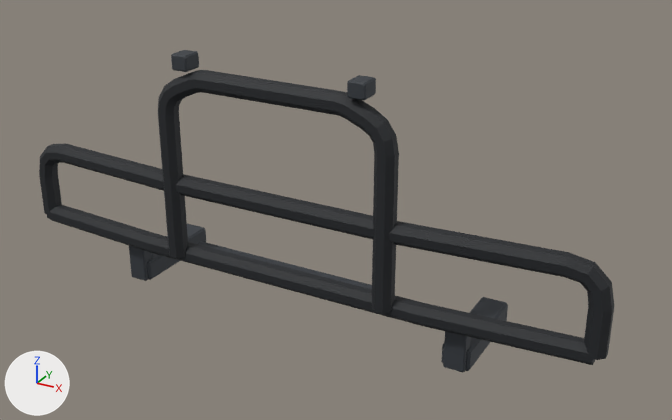
The glTF model assets/parts/body/ridgeback_4x4_bull_bar.glb, before and after one commit.
Before and after are seen from a 50 mm camera at (1.259, -1.983, 0.87) aimed at (0.097, 0.131, -0.186). Lighting does not change. The marker at lower left points along +X, +Y and +Z. The older version comes first. Vertices at exactly the same position are counted once.

Objects in the first picture: 'model'.
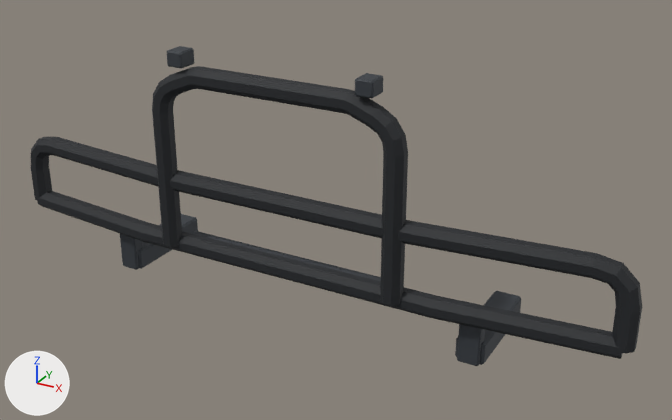
What differs and where, as boxes [x1, y1, x2, y2] in the pictures (672 x 420 px; the box of a moved part takes in the faces that stretch with it):
'model', reshaped, moved, rescaled (6% wider): before [39, 50, 614, 372]; after [31, 46, 642, 366]
part 1 of me_model, moved or reshaped: before [158, 70, 399, 314]; after [152, 66, 408, 306]
part 2 of me_model, moved or reshaped (mostly hidden): before [197, 241, 372, 289]; after [191, 231, 381, 281]
part 3 of me_model, moved or reshaped: before [441, 297, 508, 371]; after [455, 291, 521, 365]
part 4 of me_model, moved or reshaped: before [147, 224, 206, 280]; after [138, 214, 198, 269]
part 5 of me_model, moved or reshaped: before [443, 331, 471, 372]; after [457, 324, 485, 366]
part 6 of me_model, moved or reshaped: before [129, 246, 152, 281]; after [120, 234, 143, 270]
part 7 of me_model, moved or reshaped: before [347, 75, 376, 100]; after [355, 73, 383, 98]
part 8 of me_model, moved or reshaped: before [171, 50, 199, 72]; after [167, 46, 194, 69]
part 9 of me_model, moved or reshaped: before [39, 144, 614, 365]; after [31, 137, 642, 359]

What changed in the scene script:
```text
Change me_model:
    used by ob_model
    remove me_model.from_pydata(...)  # 610 vertices, 1184 faces; spans x -1.0..1.0, y -0.2..0.2, z -0.42..0.42
    add me_model.from_pydata(...)  # 610 vertices, 1184 faces; spans x -1.0..1.0, y -0.19..0.19, z -0.38..0.38
    me_model part 1: the loose piece of 146 vertices spanning x -0.4..0.4, y -0.2..-0.14, z -0.25..0.37 is scaled about the mesh origin by (1, 0.939, 0.9)
    me_model part 2: the loose piece of 34 vertices spanning x -0.35..0.35, y -0.17..-0.08, z -0.26..-0.24 is moved by (0.0, 0.01, 0.03)
    me_model part 3: the loose piece of 34 vertices spanning x 0.54..0.63, y -0.13..0.2, z -0.42..-0.35 is scaled about its middle by 0.939, then moved by (0.0, 0.0, 0.03)
    me_model part 4: the loose piece of 34 vertices spanning x -0.63..-0.54, y -0.13..0.2, z -0.42..-0.35 is scaled about its middle by 0.938, then moved by (0.0, 0.0, 0.03)
    me_model part 5: the loose piece of 34 vertices spanning x 0.55..0.61, y -0.14..-0.09, z -0.42..-0.25 is moved by (0.0, 0.01, 0.03)
    me_model part 6: the loose piece of 34 vertices spanning x -0.61..-0.55, y -0.14..-0.09, z -0.42..-0.25 is moved by (0.0, 0.01, 0.03)
    me_model part 7: the loose piece of 34 vertices spanning x 0.26..0.32, y -0.2..-0.14, z 0.37..0.42 is moved by (0.0, 0.01, -0.04)
    me_model part 8: the loose piece of 34 vertices spanning x -0.32..-0.26, y -0.2..-0.14, z 0.37..0.42 is moved by (0.0, 0.01, -0.04)
    me_model part 9: 226 of 610 vertices moved; they spanned x -1.0..1.0, y -0.19..-0.08, z -0.28..0.02 and now span x -1.0..1.0, y -0.18..-0.06, z -0.26..0.01; mean shift (0.0, 0.02, 0.01); largest move (-0.97, -0.15, -0.27) -> (-0.97, -0.12, -0.24)
Change ob_model:
    ob_model.location: (-0.000231, 0.11, -0.12) -> (-0.000344, 0.114, -0.103)
    ob_model.scale: (0.908, 0.908, 0.908) -> (0.968, 0.968, 0.968)
```
